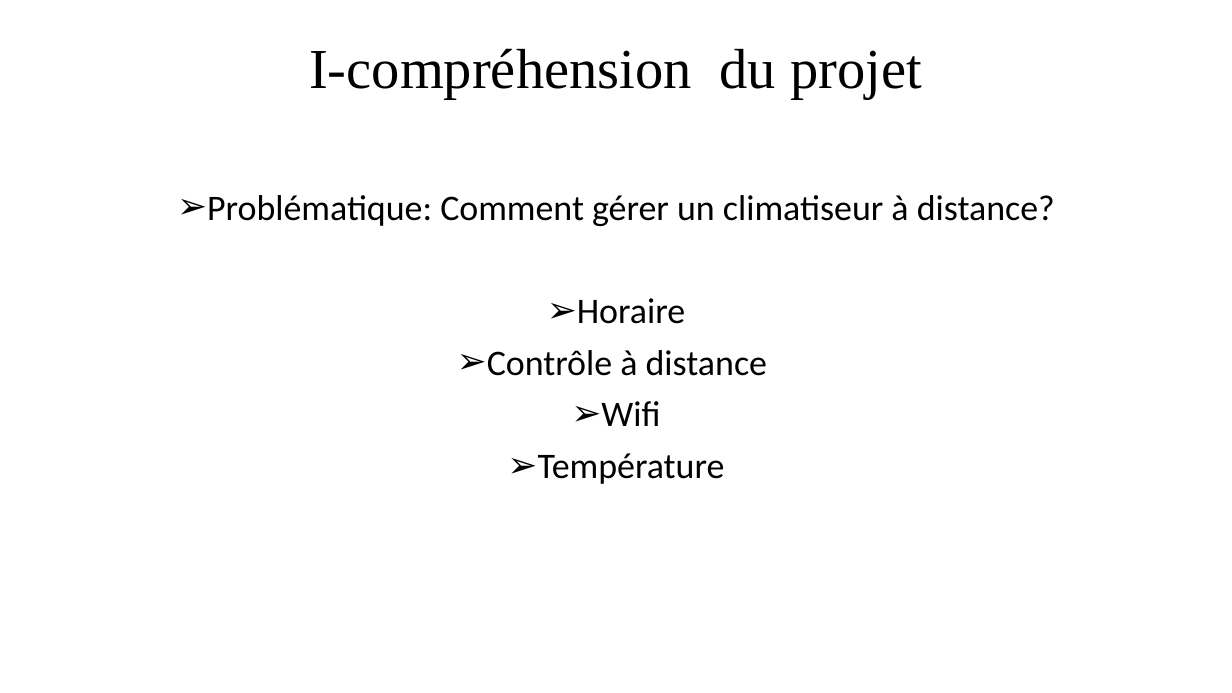
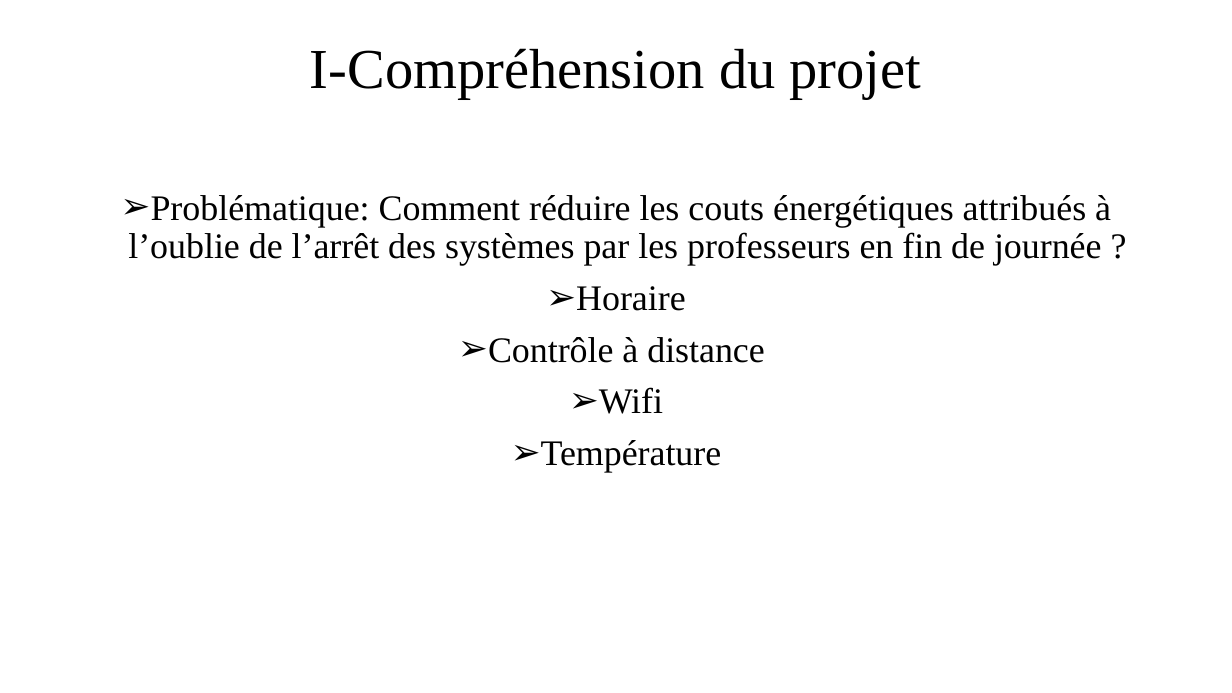
Before and after one commit to BtsSnirGpe/2020csg1, a slide deck: slide 3 of e1/doc/2020_csg1-cdc-E1-rev-1.pptx. Drawn at 1232x693 pixels with LibreOffice and Linux fonts; fonts in the diff are those of the drawing. Boxes give left, top, right and bottom in pixels: in the first picture for what was removed or moved away, otherwise in the second. Text is boxed around its words. In the diff, an @@ line names an element or a change of style, - is before the commit and + after.

Commit message:
rev1

```diff
--- a/e1/doc/2020_csg1-cdc-E1-rev-1.pptx
+++ b/e1/doc/2020_csg1-cdc-E1-rev-1.pptx
@@ title at box(310, 48, 922, 99): text changed @@
-I-compréhension du projet
+I-Compréhension du projet
@@ text at box(128, 195, 1111, 266): text changed; font Calibri to Times New Roman @@
-➢ Problématique: Comment gérer un climatiseur à distance?
+➢ Problématique: Comment réduire les couts énergétiques attribués à l’oublie de l’arrêt des systèmes par les professeurs en fin de journée ?
@@ text at box(488, 286, 764, 473): font Calibri to Times New Roman in "Horaire", "Contrôle à distance", "Wifi", "Température" @@
```
Also in this commit, not shown: 1 other slide changed.
